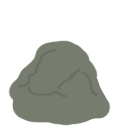
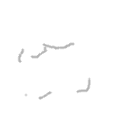
Revision of a layered (128, 128) image; what changed, layer by layer:
added layer "Layer" above "Blood Drop" over [8, 40, 111, 122]
hid "Blood Drop" over [8, 40, 111, 126]
